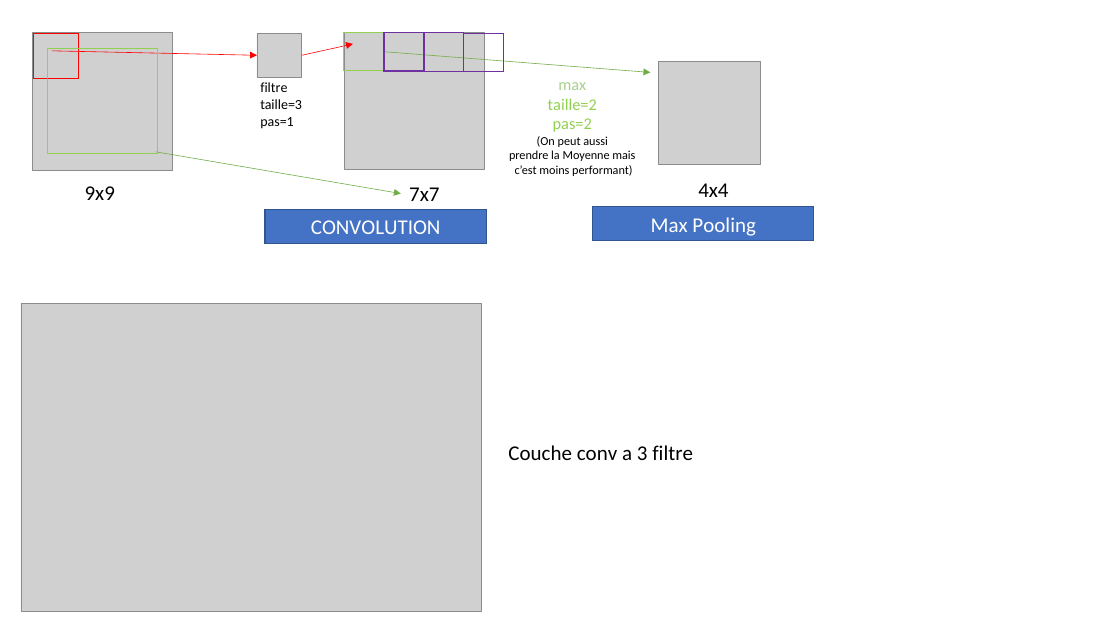
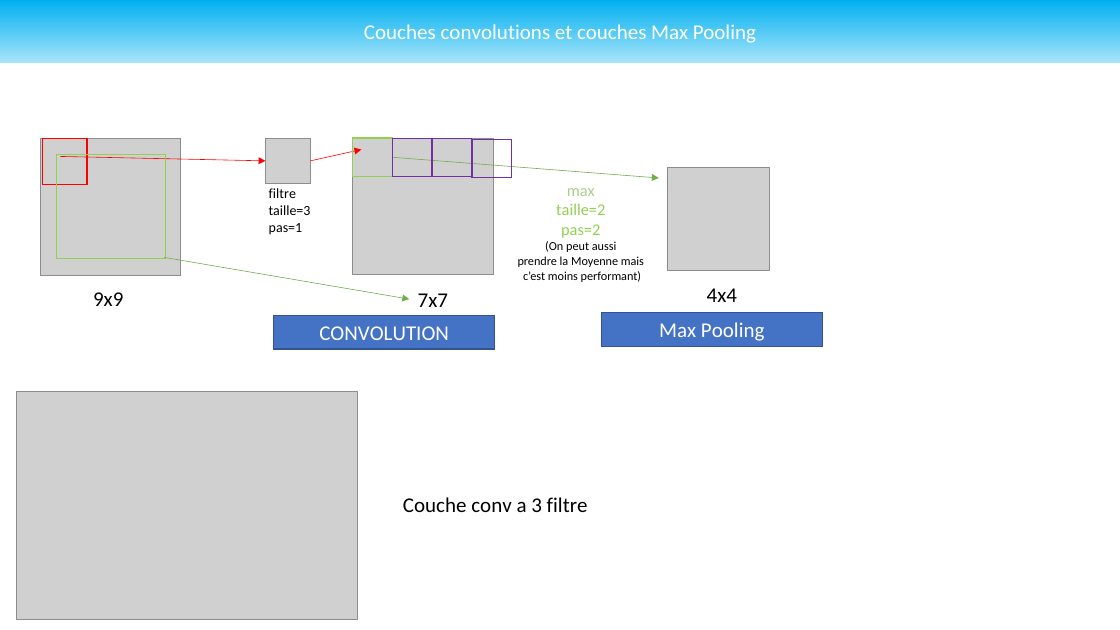
Before and after one commit to Undefined-Team/ProtoDeep-old, a slide deck: slide 6 of Docs/Draft/Draft_Struct.pptx (slide 3 before the commit). Drawn at 1120x630 pixels with LibreOffice and Linux fonts; fonts in the diff are those of the drawing; grey boxes stand for pictures. Boxes give left, top, right and bottom in pixels: in the first picture for what was removed or moved away, otherwise in the second. Text is boxed around its words. In the diff, an @@ line names an element or a change of style, - is before the commit and + after.

```diff
--- a/Docs/Draft/Draft_Struct.pptx
+++ b/Docs/Draft/Draft_Struct.pptx
@@ rectangle added at [0,0,1120,62], fill gradient #00B0F0 to #A6E4FA, 18 pt, text #FFFFFF @@
+Couches convolutions et couches Max Pooling
@@ 8 rectangles, 5 texts, 4 pictures, 4 arrows: place and size @@
-8 rectangles, 5 texts, 4 pictures, 4 arrows at [32,33,814,244]
+8 rectangles, 5 texts, 4 pictures, 4 arrows at [40,138,823,349]
@@ picture: place and size @@
-picture at [21,303,481,612]
+picture at [16,392,357,620]
@@ text "Couche conv a 3 filtre": place and size @@
-text "Couche conv a 3 filtre" at [508,445,693,460]
+text "Couche conv a 3 filtre" at [403,497,588,512]
```
Also in this commit, not shown: 4 other slides changed, 5 slides added, 1 other file.
